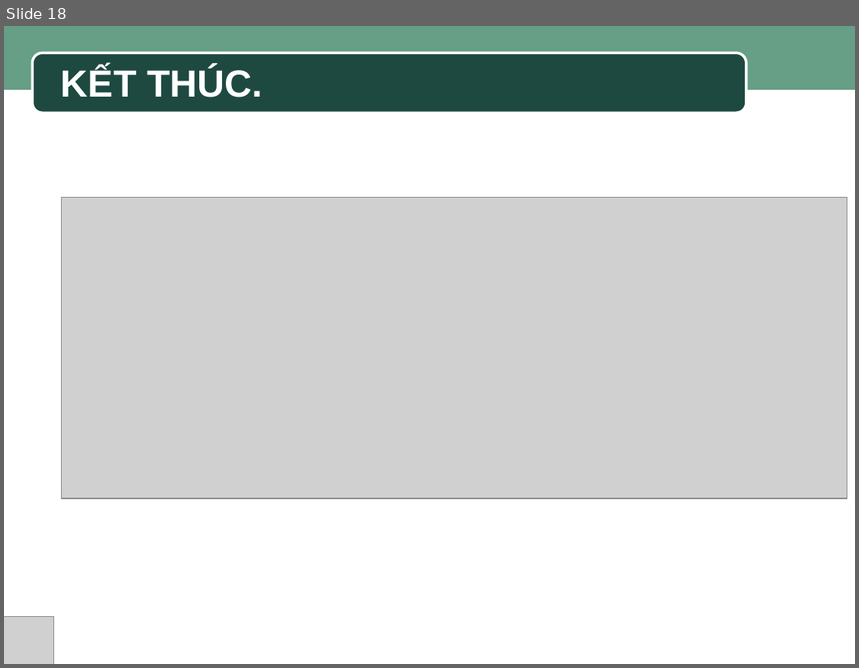
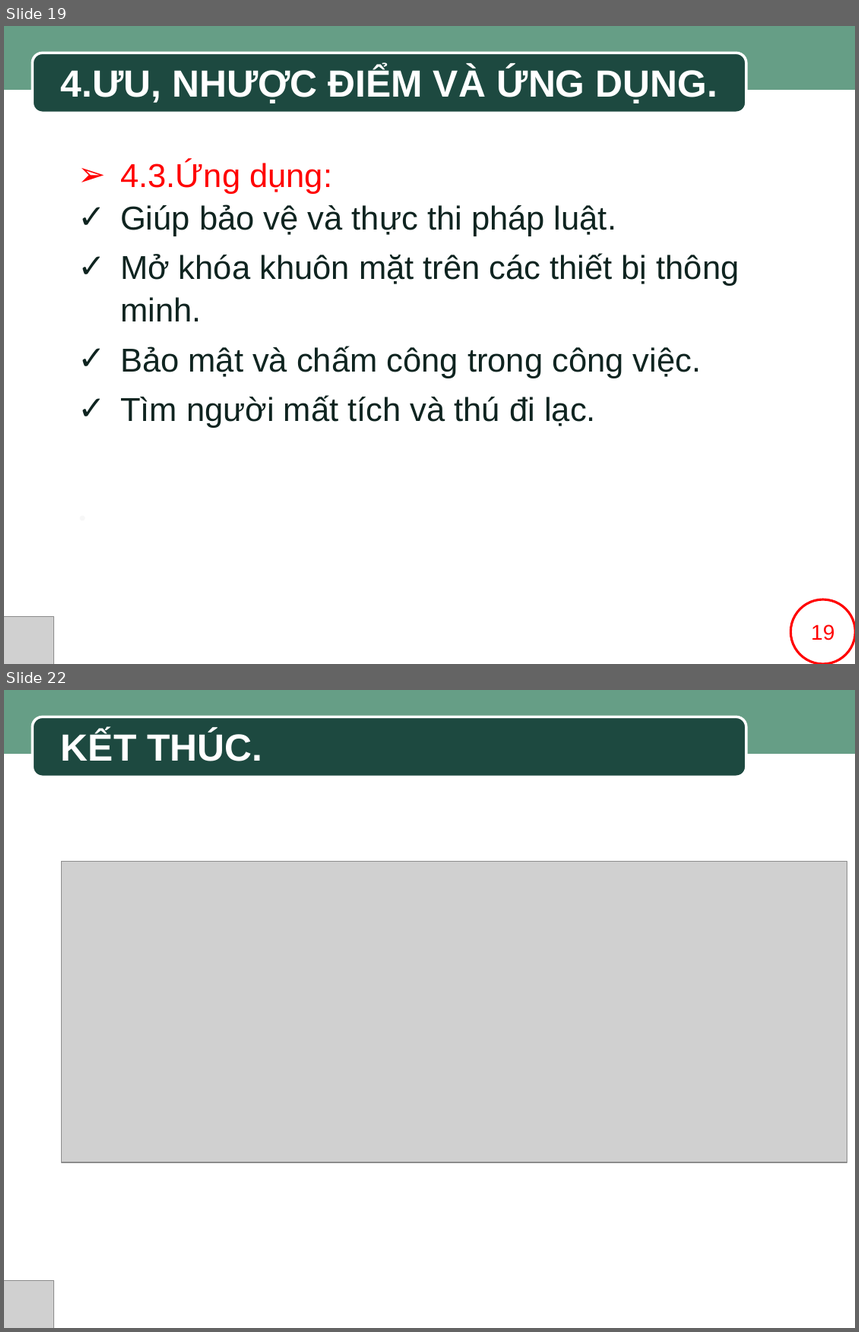
Before and after one commit to SaintLaurentxTran/hutech-23dthd4-nhom7, a slide deck: BÀI THUYẾT TRÌNH MẪU.pptx. Shown one above the other, each under a label of ours: slide 18 before the commit, slides 19 and 22 after it; the slides between them are not shown. The pictures are 859x668 and 859x1332 pixels, drawn with LibreOffice and Linux fonts; fonts in the diff are those of the drawing; grey boxes stand for pictures; background and template pictures are left out. Boxes give left, top, right and bottom in pixels: in the first picture for what was removed or moved away, otherwise in the second. Text is boxed around its words. In the diff, an @@ line names an element or a change of style, - is before the commit and + after.

```diff
--- a/BÀI THUYẾT TRÌNH MẪU.pptx
+++ b/BÀI THUYẾT TRÌNH MẪU.pptx
@@ slide 19 added at box(4, 26, 855, 664), background #FFFFFF; not listed: 2 template elements that a slide beside it also shows @@
@@ text added at box(61, 67, 717, 104), 32 pt, text #FFFFFF, bold @@
+4.ƯU, NHƯỢC ĐIỂM VÀ ỨNG DỤNG.
@@ text added at box(120, 161, 740, 428), 28 pt, text #0E2420 @@
+➢ 4.3.Ứng dụng:
+✓ Giúp bảo vệ và thực thi pháp luật.
+✓ Mở khóa khuôn mặt trên các thiết bị thông minh.
+✓ Bảo mật và chấm công trong công việc.
+✓ Tìm người mất tích và thú đi lạc.
+.
@@ picture added at box(4, 617, 54, 664) @@
@@ ellipse added at box(791, 600, 855, 664), fill #FFFFFF, outline #FF0000 2 pt, 18 pt, text #FF0000 @@
+19
@@ rectangle added at box(792, 617, 855, 664), fill #FFFFFF @@
@@ what was slide 18 is now slide 22 @@
```
Also in this commit, not shown: 2 slides changed, 3 other slides added.
